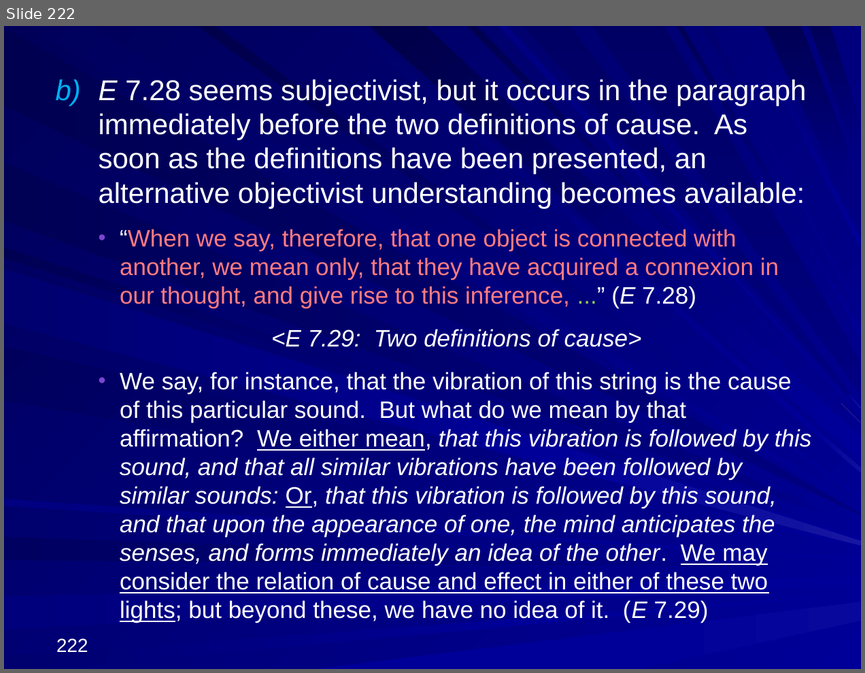
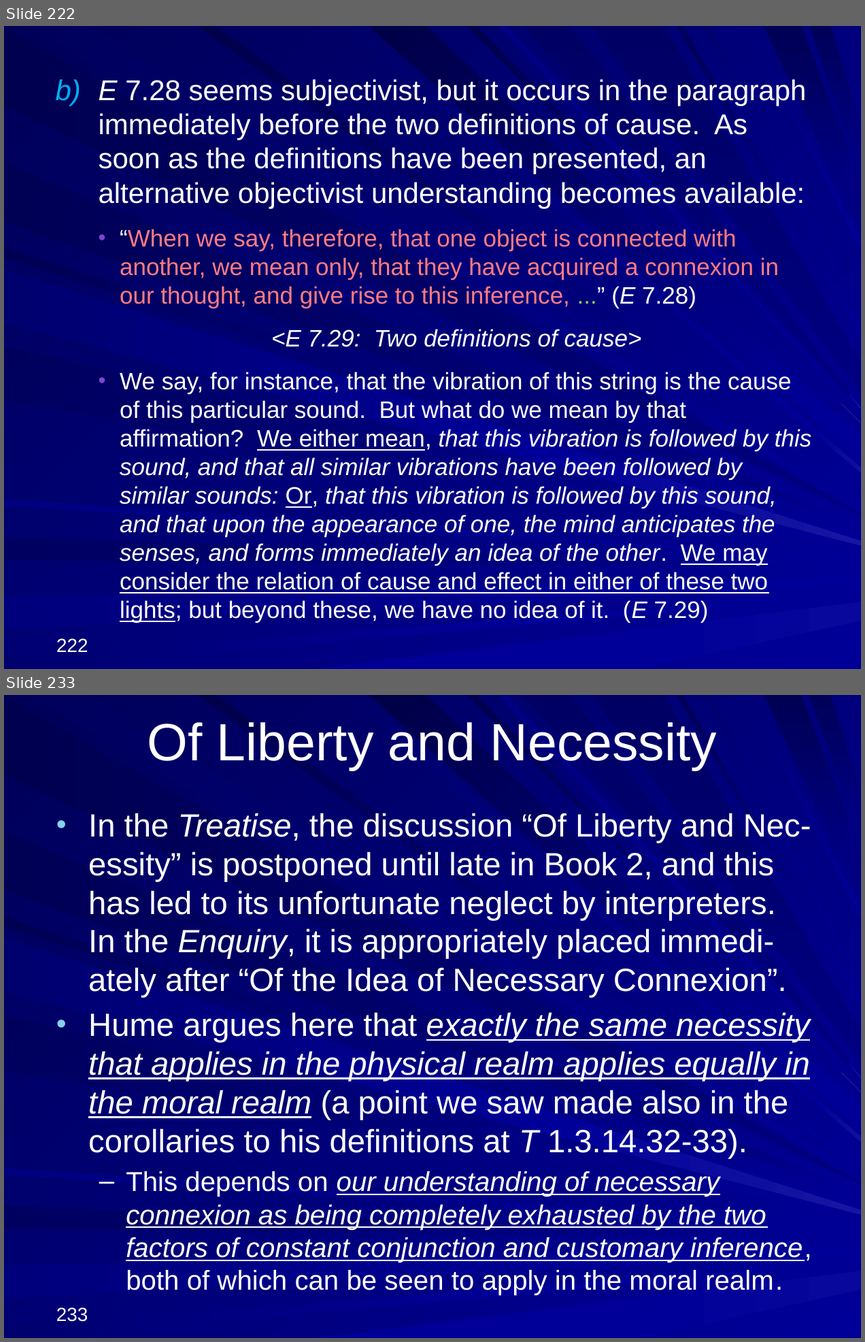
Before and after one commit to englishphilosophy/hume-texts-online, a slide deck: teaching/lectures/2025_Hume_MT_current.pptx. Shown one above the other, each under a label of ours: slide 222 before the commit, slides 222 and 233 after it; the slides between them are not shown. The pictures are 865x673 and 865x1342 pixels, drawn with LibreOffice and Linux fonts; fonts in the diff are those of the drawing. Boxes give left, top, right and bottom in pixels: in the first picture for what was removed or moved away, otherwise in the second. Text is boxed around its words. In the diff, an @@ line names an element or a change of style, - is before the commit and + after.

```diff
--- a/teaching/lectures/2025_Hume_MT_current.pptx
+++ b/teaching/lectures/2025_Hume_MT_current.pptx
@@ slide 233 added at [4,695,861,1338], background gradient #000078 to #000099; not listed: 37 template elements that a slide beside it also shows @@
@@ title added at [147,722,717,770], 44 pt, text #FFFFFF @@
+Of Liberty and Necessity
@@ text added at [88,813,812,1295], 27 pt, text #FFFFFF @@
+• In the Treatise, the discussion “Of Liberty and Nec-essity” is postponed until late in Book 2, and this has led to its unfortunate neglect by interpreters. In the Enquiry, it is appropriately placed immedi-ately after “Of the Idea of Necessary Connexion”.
+• Hume argues here that exactly the same necessity that applies in the physical realm applies equally in the moral realm (a point we saw made also in the corollaries to his definitions at T 1.3.14.32-33).
+  – This depends on our understanding of necessary connexion as being completely exhausted by the two factors of constant conjunction and customary inference, both of which can be seen to apply in the moral realm.
@@ page number added at [56,1307,88,1321], 16 pt, text #FFFFFF @@
+233
```
Also in this commit, not shown: 53 other slides added, 2 other files.
